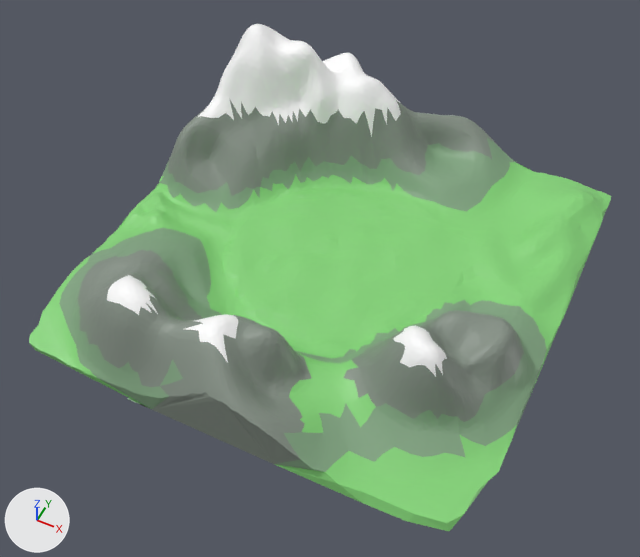
What one commit did to the FBX model Assets/Prefabs/Mesh/map.fbx.
One viewpoint serves both versions: a 50 mm lens placed at (57.1, -122.5, 145.9), pointed at (1.3, -10.8, 6.4). Arrows for +X, +Y and +Z are at lower left; the lights stay in place. Where no turn or scale is listed for an object, it has been applied to the vertices.

Script lines for the objects in view, before the commit:
```python
me_grid_001 = bpy.data.meshes.new('Grid.001')
me_grid_001.from_pydata(...)  # 9533 vertices, 19055 faces; spans x -49.9..50.0, y -50.2..49.9, z -2.0..32.9
# faces by material slot: [5200, 3519, 7357, 2979]
me_grid_001.materials.append(mat_material_008)  # green #85d479
me_grid_001.materials.append(mat_material_007)  # white #ffffff
me_grid_001.materials.append(mat_material_006)  # grey #859085
me_grid_001.materials.append(mat_material_005)  # green #83a783
ob_grid_001 = bpy.data.objects.new('Grid.001', me_grid_001)
ob_grid_001.location = (0.0, 0.0, 0.0)
```
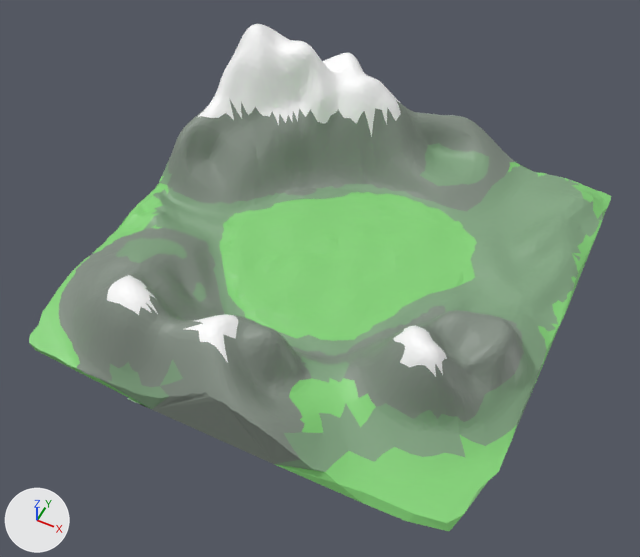
What the commit changed:
me_grid_001 has 9533 vertices, 19055 faces and spans x -49.9..50.0, y -50.2..49.9, z -2.0..32.9.
me_grid_001 is used by ob_grid_001; location (0.0, 0.0, 0.0).
me_grid_001 part 1: 192 of the faces centred in x -26.2..4.1, y 7.3..26.1, z 1.9..4.4 switch from mat_material_008 (green #85d479) to mat_material_006 (grey #859085).
me_grid_001 part 2: 136 of the faces centred in x 2.4..26.2, y -30.1..-3.9, z 1.8..6.5 switch from mat_material_008 (green #85d479) to mat_material_006 (grey #859085).
me_grid_001 part 3: 46 of the faces centred in x -48.5..-29.8, y -50.0..-12.2, z 0.6..3.7 switch from mat_material_008 (green #85d479) to mat_material_006 (grey #859085).
me_grid_001 part 4: 41 of the faces centred in x -29.5..-14.8, y -25.0..-8.8, z 1.1..2.4 switch from mat_material_008 (green #85d479) to mat_material_006 (grey #859085).
me_grid_001 part 5: 2203 of the faces centred in x -47.1..49.3, y -33.6..49.7, z -0.3..6.2 switch from mat_material_008 (green #85d479) to mat_material_005 (green #83a783).
me_grid_001 part 6: 21 of the faces centred in x -35.7..-31.9, y -27.3..-22.7, z 9.4..10.9 switch from mat_material_006 (grey #859085) to mat_material_005 (green #83a783).
me_grid_001 part 7: 905 of the faces centred in x -48.1..44.5, y -50.0..-2.0, z 1.3..8.7 switch from mat_material_005 (green #83a783) to mat_material_006 (grey #859085).
me_grid_001 part 8: 555 of the faces centred in x -45.5..24.6, y 1.2..49.7, z 1.2..7.5 switch from mat_material_005 (green #83a783) to mat_material_006 (grey #859085).

Changed parts and their boxes [x1, y1, x2, y2] in the pictures (640 x 557 px):
part 1 of me_grid_001, recoloured (green to grey): [247, 175, 404, 201] in both
part 2 of me_grid_001, recoloured (green to grey): [291, 305, 443, 370] in both
part 3 of me_grid_001, recoloured (green to grey): [59, 228, 156, 378] in both
part 4 of me_grid_001, recoloured (green to grey): [200, 239, 224, 315] in both
part 5 of me_grid_001, recoloured: [144, 164, 603, 383] in both
part 6 of me_grid_001, recoloured (grey to green): [128, 250, 157, 263] in both
part 7 of me_grid_001, recoloured (green to grey): [59, 228, 524, 383] in both
part 8 of me_grid_001, recoloured (green to grey): [167, 138, 515, 211] in both
